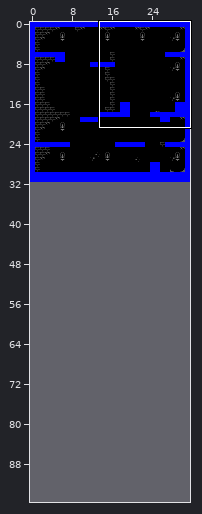
Two versions of a level (Tiled map, assets/tiledproj/map02.tmx). Above, an overview of the earlier version with the close-up marked.
Close-up. Earlier state:
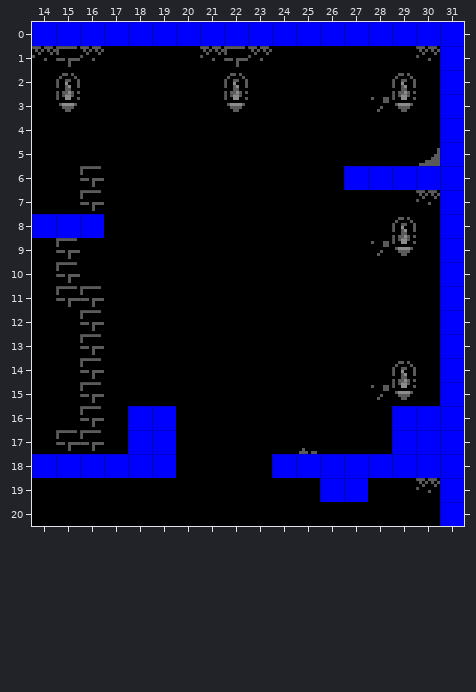
Cells are 8x8 px. Shown: x 14..31, y 0..20. The commit also changed other parts of the map, which this record leaves out. The old version is drawn lined up with the new one.
After the commit:
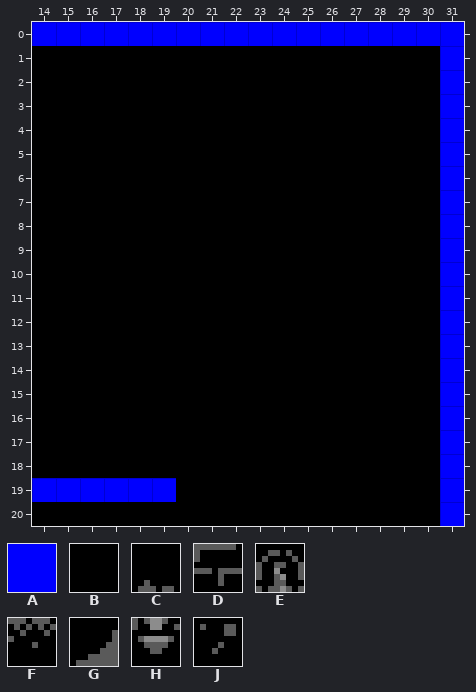
Key: from "gameplay": A 1; from "tower": B 0, C 2, D 3, E 4, F 8, G 10, H 12, J 43.
_ is an empty cell, # one hidden under a higher layer.
Edits made:
map size 32x32 -> 32x96 cells
Layer "background":
y 1: x 14..16 FDF -> BBB; x 21..23 FDF -> BBB; x 30 F -> B
y 2: x 15 E -> B; x 22 E -> B; x 29 E -> B
y 3: x 15 H -> B; x 22 H -> B; x 28..29 JH -> BB
y 5: x 30 G -> B
y 6: x 16 D -> B; x 27..30 #### -> BBBB
y 7: x 16 D -> B; x 30 F -> B
y 8: x 14..16 ### -> BBB; x 29 E -> B
y 9: x 15 D -> B; x 28..29 JH -> BB
y 10: x 15 D -> B
y 11: x 15..16 DD -> BB
y 12..13: x 16 D -> B
y 14: x 16 D -> B; x 29 E -> B
y 15: x 16 D -> B; x 28..29 JH -> BB
y 16: x 16 D -> B; x 18..19 ## -> BB; x 29..30 ## -> BB
y 17: x 15..16 DD -> BB; x 18..19 ## -> BB; x 25 C -> B; x 29..30 ## -> BB
y 18: x 14..19 ###### -> BBBBBB; x 24..30 ####### -> BBBBBBB
y 19: x 14..19 BBBBBB -> ######; x 26..27 ## -> BB; x 30 F -> B
Layer "collision":
y 6: x 27..30 AAAA -> ____
y 8: x 14..16 AAA -> ___
y 16..17: x 18..19 AA -> __; x 29..30 AA -> __
y 18: x 14..19 AAAAAA -> ______; x 24..30 AAAAAAA -> _______
y 19: x 14..19 ______ -> AAAAAA; x 26..27 AA -> __
